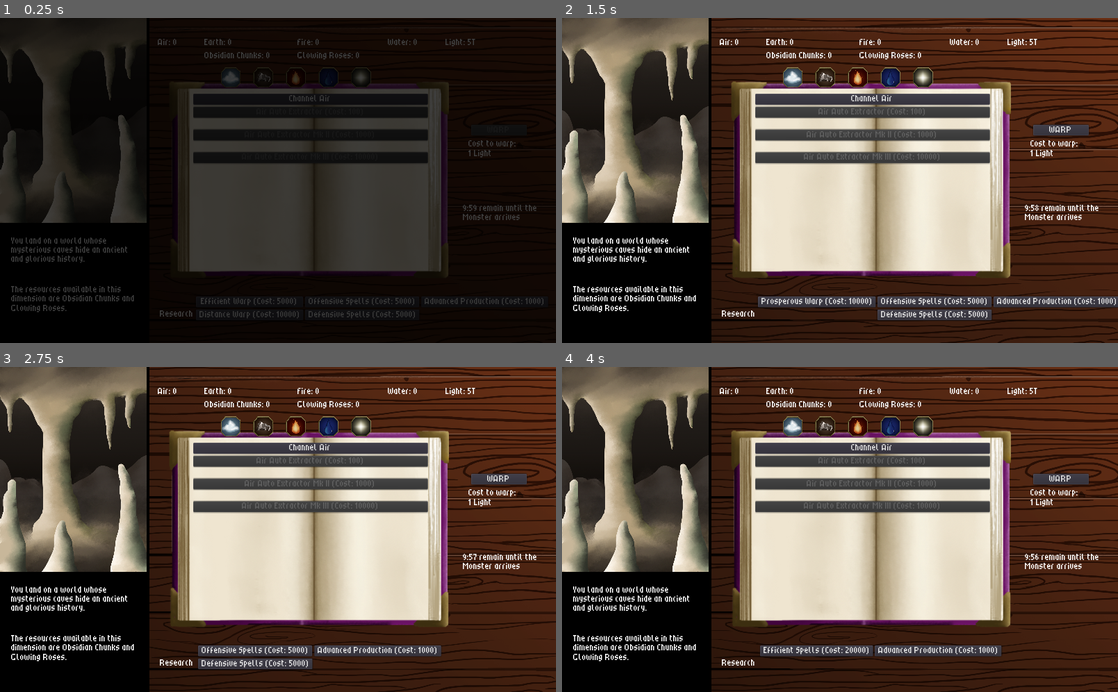
Above: before the commit, frames 1-4 (two rows, left to right).
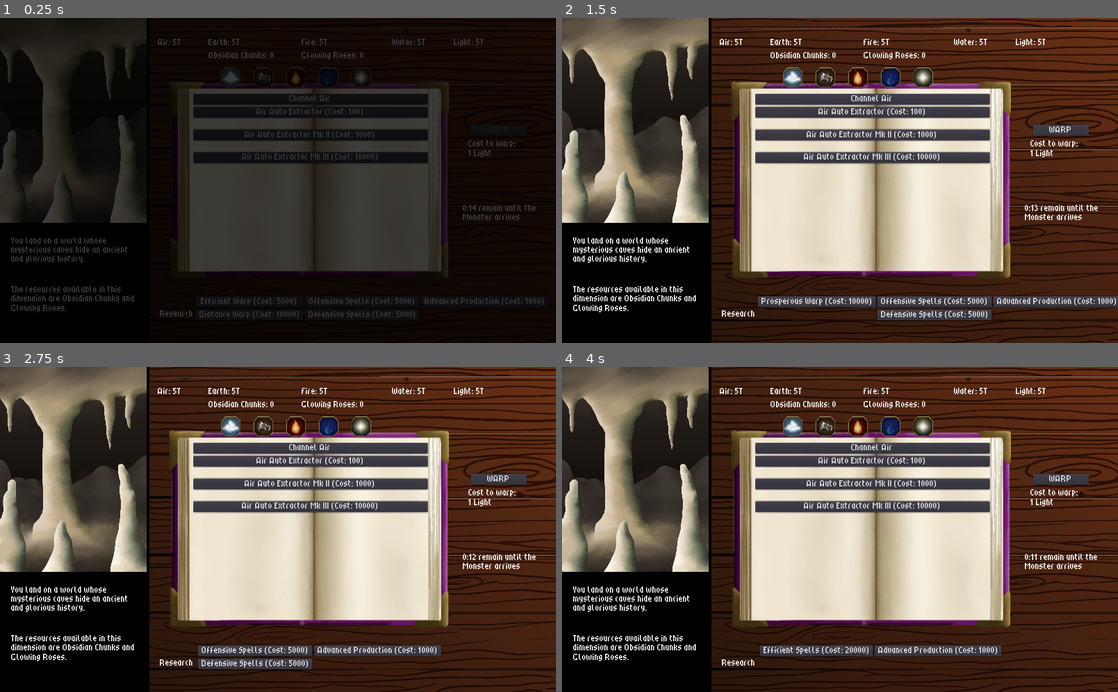
Above: after the commit, the same moments.

Repository: Kevin-Mortimer-19/Spellwarp
Game: Godot game, scene res://Scenes/Dimension.tscn
Two runs of this game, one before a commit and one after it. Both use one fixed random seed, a clock stepped at 60 frames per second and the inputs below.
Inputs:
- Up to frame 1 (0.25 s): no input
- Up to frame 2 (1.5 s): click "Efficient Warp (Cost: 5000)" at 0.5 s; click "Distance Warp (Cost: 10000)" at 1.25 s
- Up to frame 3 (2.75 s): click "Prosperous Warp (Cost: 10000)" at 2 s
- Up to frame 4 (4 s): click "Offensive Spells (Cost: 5000)" at 2.75 s; click "Defensive Spells (Cost: 5000)" at 3.5 s

The runs differ from the first frame. In frame 1, 0.8% of the frame differs, in the area x 31-97%, y 6-60%; in frame 2, 1.3%; in frame 3, 1.3%; in frame 4, 1.3%.

Commit message:
game over and bugfixing

Diff:
--- a/Scenes/Dimension.tscn
+++ b/Scenes/Dimension.tscn
@@ -225,7 +225,6 @@
 theme = ExtResource( 8 )
 
 [node name="Air" type="ScrollContainer" parent="TabContainer"]
-visible = false
 anchor_right = 1.0
 anchor_bottom = 1.0
 margin_left = 4.0
@@ -235,7 +234,7 @@
 
 [node name="AirList" type="VBoxContainer" parent="TabContainer/Air"]
 margin_right = 432.0
-margin_bottom = 422.0
+margin_bottom = 506.0
 rect_min_size = Vector2( 432, 0 )
 
 [node name="Button1" type="Button" parent="TabContainer/Air/AirList"]
@@ -266,140 +265,141 @@
 align = 1
 
 [node name="Passive02" type="Button" parent="TabContainer/Air/AirList" groups=["auto"]]
-margin_top = 48.0
-margin_right = 432.0
-margin_bottom = 68.0
+margin_top = 90.0
+margin_right = 432.0
+margin_bottom = 110.0
 hint_tooltip = "Construct a rudimentary machine to extract elemental energy from the plane automatically."
 
 [node name="Timer" type="Timer" parent="TabContainer/Air/AirList/Passive02"]
 
 [node name="Label02" type="Label" parent="TabContainer/Air/AirList" groups=["auto"]]
-margin_top = 72.0
-margin_right = 432.0
-margin_bottom = 86.0
+margin_top = 114.0
+margin_right = 432.0
+margin_bottom = 128.0
 align = 1
 
 [node name="Passive03" type="Button" parent="TabContainer/Air/AirList" groups=["auto"]]
-margin_top = 48.0
-margin_right = 432.0
-margin_bottom = 68.0
+margin_top = 132.0
+margin_right = 432.0
+margin_bottom = 152.0
 hint_tooltip = "Construct a rudimentary machine to extract elemental energy from the plane automatically."
 
 [node name="Timer" type="Timer" parent="TabContainer/Air/AirList/Passive03"]
 
 [node name="Label03" type="Label" parent="TabContainer/Air/AirList" groups=["auto"]]
-margin_top = 72.0
-margin_right = 432.0
-margin_bottom = 86.0
+margin_top = 156.0
+margin_right = 432.0
+margin_bottom = 170.0
 align = 1
 
 [node name="Passive1" type="Button" parent="TabContainer/Air/AirList" groups=["air", "passive_button"]]
-margin_top = 90.0
-margin_right = 432.0
-margin_bottom = 110.0
+margin_top = 174.0
+margin_right = 432.0
+margin_bottom = 194.0
 hint_tooltip = "Enlist some of the plane's floaty denizens to aid you in bottling puffs of clouds."
 
 [node name="Timer" type="Timer" parent="TabContainer/Air/AirList/Passive1"]
 
 [node name="Label1" type="Label" parent="TabContainer/Air/AirList" groups=["air"]]
-margin_top = 114.0
-margin_right = 432.0
-margin_bottom = 128.0
+margin_top = 198.0
+margin_right = 432.0
+margin_bottom = 212.0
 align = 1
 
 [node name="Passive2" type="Button" parent="TabContainer/Air/AirList" groups=["air", "passive_button"]]
-margin_top = 132.0
-margin_right = 432.0
-margin_bottom = 152.0
+margin_top = 216.0
+margin_right = 432.0
+margin_bottom = 236.0
 hint_tooltip = "Build a device to squeeze the bottled clouds into air magic."
 
 [node name="Timer" type="Timer" parent="TabContainer/Air/AirList/Passive2"]
 
 [node name="Label2" type="Label" parent="TabContainer/Air/AirList" groups=["air"]]
-margin_top = 156.0
-margin_right = 432.0
-margin_bottom = 170.0
+margin_top = 240.0
+margin_right = 432.0
+margin_bottom = 254.0
 align = 1
 
 [node name="Passive3" type="Button" parent="TabContainer/Air/AirList" groups=["air", "passive_button"]]
-margin_top = 174.0
-margin_right = 432.0
-margin_bottom = 194.0
+margin_top = 258.0
+margin_right = 432.0
+margin_bottom = 278.0
 
 [node name="Timer" type="Timer" parent="TabContainer/Air/AirList/Passive3"]
 
 [node name="Label3" type="Label" parent="TabContainer/Air/AirList" groups=["air"]]
-margin_top = 198.0
-margin_right = 432.0
-margin_bottom = 212.0
+margin_top = 282.0
+margin_right = 432.0
+margin_bottom = 296.0
 align = 1
 
 [node name="Passive4" type="Button" parent="TabContainer/Air/AirList" groups=["air", "passive_button"]]
-margin_top = 216.0
-margin_right = 432.0
-margin_bottom = 236.0
+margin_top = 300.0
+margin_right = 432.0
+margin_bottom = 320.0
 
 [node name="Timer" type="Timer" parent="TabContainer/Air/AirList/Passive4"]
 
 [node name="Label4" type="Label" parent="TabContainer/Air/AirList" groups=["air"]]
-margin_top = 240.0
-margin_right = 432.0
-margin_bottom = 254.0
+margin_top = 324.0
+margin_right = 432.0
+margin_bottom = 338.0
 align = 1
 
 [node name="Passive5" type="Button" parent="TabContainer/Air/AirList" groups=["advanced", "air", "passive_button"]]
-margin_top = 258.0
-margin_right = 432.0
-margin_bottom = 278.0
+margin_top = 342.0
+margin_right = 432.0
+margin_bottom = 362.0
 
 [node name="Timer" type="Timer" parent="TabContainer/Air/AirList/Passive5"]
 
 [node name="Label5" type="Label" parent="TabContainer/Air/AirList" groups=["advanced", "air"]]
-margin_top = 282.0
-margin_right = 432.0
-margin_bottom = 296.0
+margin_top = 366.0
+margin_right = 432.0
+margin_bottom = 380.0
 align = 1
 
 [node name="Passive6" type="Button" parent="TabContainer/Air/AirList" groups=["advanced", "air", "passive_button"]]
-margin_top = 300.0
-margin_right = 432.0
-margin_bottom = 320.0
+margin_top = 384.0
+margin_right = 432.0
+margin_bottom = 404.0
 
 [node name="Timer" type="Timer" parent="TabContainer/Air/AirList/Passive6"]
 
 [node name="Label6" type="Label" parent="TabContainer/Air/AirList" groups=["advanced", "air"]]
-margin_top = 324.0
-margin_right = 432.0
-margin_bottom = 338.0
+margin_top = 408.0
+margin_right = 432.0
+margin_bottom = 422.0
 align = 1
 
 [node name="Passive7" type="Button" parent="TabContainer/Air/AirList" groups=["advanced", "air", "passive_button"]]
-margin_top = 342.0
-margin_right = 432.0
-margin_bottom = 362.0
+margin_top = 426.0
+margin_right = 432.0
+margin_bottom = 446.0
 
 [node name="Timer" type="Timer" parent="TabContainer/Air/AirList/Passive7"]
 
 [node name="Label7" type="Label" parent="TabContainer/Air/AirList" groups=["advanced", "air"]]
-margin_top = 366.0
-margin_right = 432.0
-margin_bottom = 380.0
+margin_top = 450.0
+margin_right = 432.0
+margin_bottom = 464.0
 align = 1
 
 [node name="Passive8" type="Button" parent="TabContainer/Air/AirList" groups=["advanced", "air", "passive_button"]]
-margin_top = 384.0
-margin_right = 432.0
-margin_bottom = 404.0
+margin_top = 468.0
+margin_right = 432.0
+margin_bottom = 488.0
 
 [node name="Timer" type="Timer" parent="TabContainer/Air/AirList/Passive8"]
 
 [node name="Label8" type="Label" parent="TabContainer/Air/AirList" groups=["advanced", "air"]]
-margin_top = 408.0
-margin_right = 432.0
-margin_bottom = 422.0
+margin_top = 492.0
+margin_right = 432.0
+margin_bottom = 506.0
 align = 1
 
 [node name="Earth" type="ScrollContainer" parent="TabContainer"]
+visible = false
 anchor_right = 1.0
 anchor_bottom = 1.0
 margin_left = 4.0
@@ -584,7 +584,7 @@
 
 [node name="FireList" type="VBoxContainer" parent="TabContainer/Fire"]
 margin_right = 432.0
-margin_bottom = 422.0
+margin_bottom = 506.0
 rect_min_size = Vector2( 432, 0 )
 
 [node name="Button1" type="Button" parent="TabContainer/Fire/FireList"]
@@ -759,7 +759,7 @@
 
 [node name="WaterList" type="VBoxContainer" parent="TabContainer/Water"]
 margin_right = 432.0
-margin_bottom = 422.0
+margin_bottom = 506.0
 rect_min_size = Vector2( 432, 0 )
 
 [node name="Button1" type="Button" parent="TabContainer/Water/WaterList"]
--- a/Scenes/GAMEOVER.tscn
+++ b/Scenes/GAMEOVER.tscn
@@ -31,4 +31,13 @@
 custom_fonts/font = ExtResource( 5 )
 text = "GAME OVER"
 
+[node name="Button" type="Button" parent="."]
+margin_left = 473.679
+margin_top = 547.761
+margin_right = 545.679
+margin_bottom = 567.761
+text = "Restart?"
+
 [node name="SceneTransitionRect" parent="." instance=ExtResource( 2 )]
+
+[connection signal="pressed" from="Button" to="." method="_on_restart_pressed"]
--- a/Scenes/Victory.tscn
+++ b/Scenes/Victory.tscn
@@ -1,11 +1,29 @@
-[gd_scene load_steps=3 format=2]
+[gd_scene load_steps=6 format=2]
 
 [ext_resource path="res://Art/space_bg.png" type="Texture" id=1]
 [ext_resource path="res://Fonts/TitleFont.tres" type="DynamicFont" id=2]
+[ext_resource path="res://Scenes/FadeAnimation.tscn" type="PackedScene" id=3]
+[ext_resource path="res://Scripts/Credits.gd" type="Script" id=4]
+
+[sub_resource type="Animation" id=1]
+resource_name = "FadeOut"
+tracks/0/type = "value"
+tracks/0/path = NodePath(".:modulate")
+tracks/0/interp = 1
+tracks/0/loop_wrap = true
+tracks/0/imported = false
+tracks/0/enabled = true
+tracks/0/keys = {
+"times": PoolRealArray( 0, 1 ),
+"transitions": PoolRealArray( 1, 1 ),
+"update": 0,
+"values": [ Color( 1, 1, 1, 1 ), Color( 1, 1, 1, 0 ) ]
+}
 
 [node name="Control" type="Control"]
 anchor_right = 1.0
 anchor_bottom = 1.0
+script = ExtResource( 4 )
 
 [node name="TextureRect" type="TextureRect" parent="."]
 margin_right = 40.0
@@ -20,3 +38,19 @@
 margin_bottom = 165.326
 custom_fonts/font = ExtResource( 2 )
 text = "Congratulations, you defeated the Monster!"
+
+[node name="SceneTransitionRect" parent="." instance=ExtResource( 3 )]
+visible = false
+
+[node name="Credits" type="Label" parent="."]
+margin_left = 209.363
+margin_top = 234.406
+margin_right = 924.363
+margin_bottom = 435.406
+custom_fonts/font = ExtResource( 2 )
+text = "This game was made in 10 days for Clicker Jam Winter 2023.
+Thank you so much for playing our game!"
+
+[node name="AnimationPlayer" type="AnimationPlayer" parent="."]
+root_node = NodePath("../Label")
+anims/FadeOut = SubResource( 1 )
--- a/Scripts/BigScript.gd
+++ b/Scripts/BigScript.gd
@@ -75,6 +75,10 @@
 	ElementUI.display_element(fire_label, "Fire: %s", fire_count)
 	ElementUI.display_element(water_label, "Water: %s", water_count)
 	ElementUI.display_element(light_label, "Light: %s", light_count)
+
+	if ResearchDB.prod_1():
+		unlock_advanced()
+		Resource_Controller.enable_auto_extractors()
 
 func _process(_delta):
 	if light_count < warp_cost || !warp_ready:
--- /dev/null
+++ b/Scripts/Credits.gd
@@ -0,0 +1,12 @@
+extends Control
+
+onready var anim = $AnimationPlayer
+
+func _ready():
+	pass
+
+func _on_end_congrats_timeout():
+	anim._play("FadeOut")
+
+func _on_start_credits():
+	anim.play("FadeIn")
--- a/Scripts/GameOver.gd
+++ b/Scripts/GameOver.gd
@@ -1,4 +1,9 @@
 extends Control
 
+onready var _transition = $SceneTransitionRect
+
 func _ready():
-	SoundPlayer.play_ost(SoundPlayer.PLAYERSONG)
+	SoundPlayer.play_ost(SoundPlayer.MONSTERSONG)
+
+func _on_restart_pressed():
+	_transition.transition_to("res://Scenes/OpeningCutscene.tscn")
--- a/Scripts/ResearchTree.gd
+++ b/Scripts/ResearchTree.gd
@@ -73,9 +73,9 @@
 
 	title_check()
 
-	if ResearchDB.prod_1():
-		main.unlock_advanced()
-		resource_controller.enable_auto_extractors()
+#	if ResearchDB.prod_1():
+#		main.unlock_advanced()
+#		resource_controller.enable_auto_extractors()
 
 func _process(delta):
 	for o in options:
--- a/Scripts/ResourceController.gd
+++ b/Scripts/ResourceController.gd
@@ -14,6 +14,9 @@
 var water_sub_count = 0
 
 var r_clicker = 1
+
+func _ready():
+	pass
 
 func resources(r1, r2, r3):
 	disable_groups()
--- a/Scripts/ResourceCreator.gd
+++ b/Scripts/ResourceCreator.gd
@@ -22,7 +22,6 @@
 var button: Button
 var timer: Timer
 var label: Label
-#var tooltip: String # new
 
 
 func _init(c, o, t, b, t2, l, n, r, tt=""):
--- a/Scripts/SceneFade.gd
+++ b/Scripts/SceneFade.gd
@@ -19,4 +19,3 @@
 
 func fade_in():
 	_anim_player.play_backwards("Fade")
-	#yield(_anim_player, "animation_finished")
--- a/Scripts/StoredEnergy.gd
+++ b/Scripts/StoredEnergy.gd
@@ -1,9 +1,9 @@
 class_name Stored_Energy extends Node
 
-var air: int = 0
-var earth: int = 0
-var fire: int = 0
-var water: int = 0
+var air: int = 5000000500000
+var earth: int = 5000000500000
+var fire: int = 5000000500000
+var water: int = 5000000500000
 var light: int = 5000000500000
 var warp: int = 0
 
--- a/Scripts/TimeLimit.gd
+++ b/Scripts/TimeLimit.gd
@@ -5,7 +5,7 @@
 onready var Fade = get_node("../UI/SceneTransitionRect")
 
 # Time (in seconds) until the monster appears
-var start_time = 600
+var start_time = 15
 
 onready var Display = $Display
 
--- a/Scripts/TitleScreen.gd
+++ b/Scripts/TitleScreen.gd
@@ -7,5 +7,3 @@
 
 func _on_start_button_pressed():
 	_transition_rect.transition_to("res://Scenes/OpeningCutscene.tscn")
-
-#	yield(_anim_player, "animation_finished")
